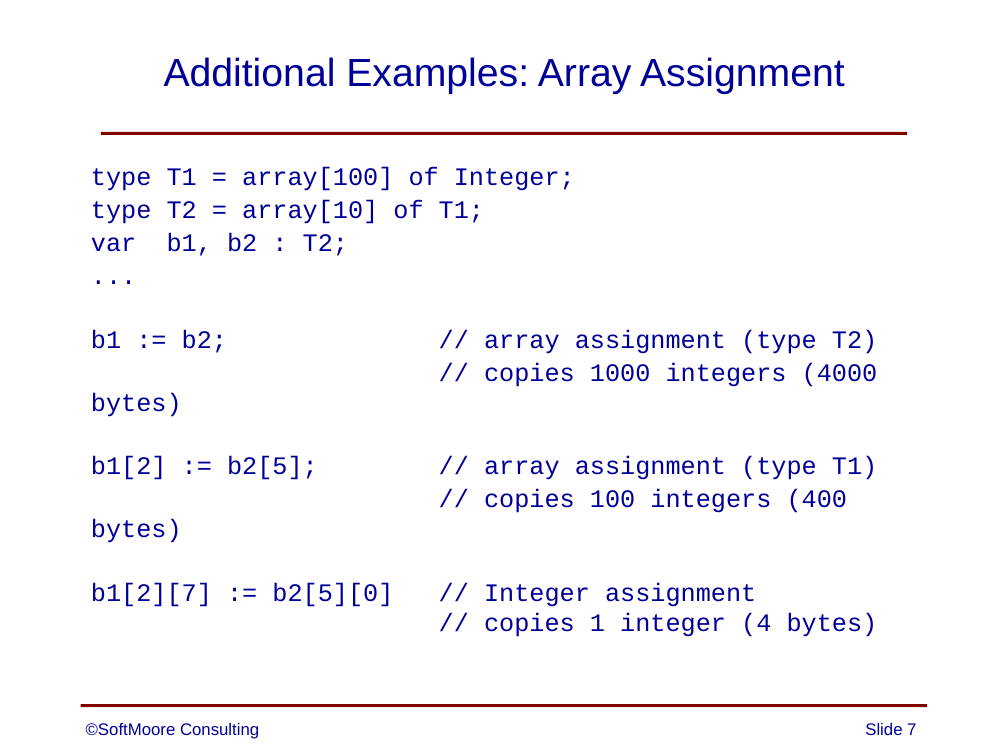
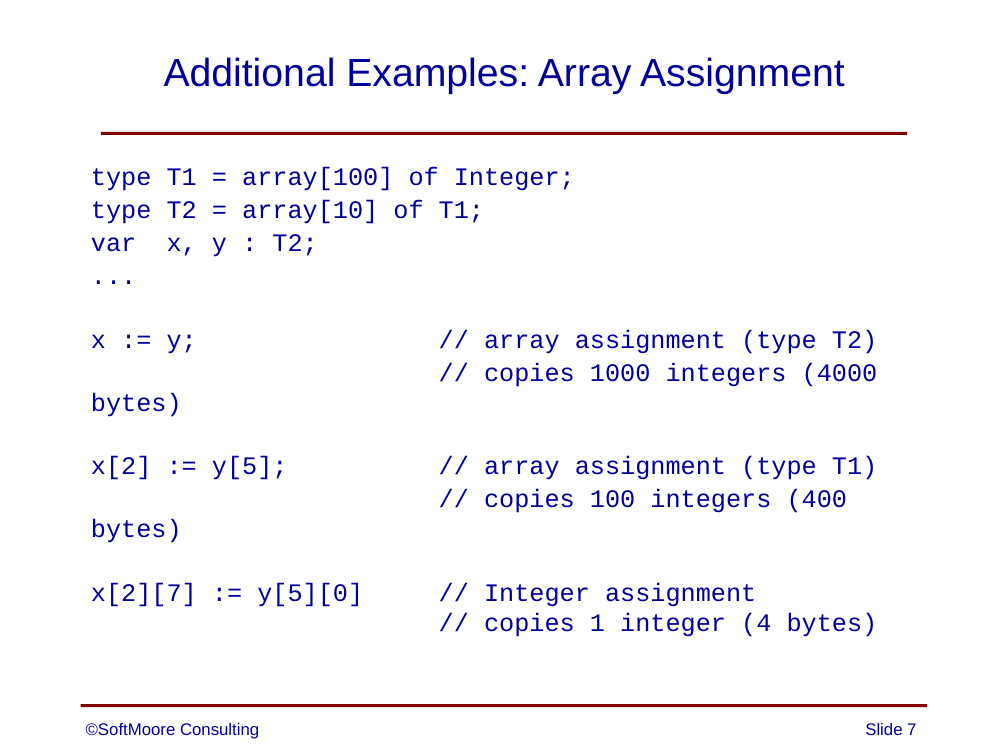
Before and after one commit to SoftMoore/CPRL, a slide deck: slide 7 of PowerPoint Slides/14 - Arrays.pptx. Drawn at 1008x756 pixels with LibreOffice and Linux fonts; fonts in the diff are those of the drawing. Boxes give left, top, right and bottom in pixels: in the first picture for what was removed or moved away, otherwise in the second. Text is boxed around its words. In the diff, an @@ line names an element or a change of style, - is before the commit and + after.

Commit message:
renamed a few variables in the examples for clarity and consistency

```diff
--- a/PowerPoint Slides/14 - Arrays.pptx
+++ b/PowerPoint Slides/14 - Arrays.pptx
@@ text at (91, 234, 317, 257): text changed @@
-  var b1, b2 : T2;
+  var x, y : T2;
@@ text at (91, 329, 877, 354): text changed @@
-  b1 := b2; // array assignment (type T2)
+  x := y; // array assignment (type T2)
@@ text at (91, 456, 877, 480): text changed @@
-  b1[2] := b2[5]; // array assignment (type T1)
+  x[2] := y[5]; // array assignment (type T1)
@@ text at (91, 582, 756, 607): text changed @@
-  b1[2][7] := b2[5][0] // Integer assignment
+  x[2][7] := y[5][0] // Integer assignment
```
Also in this commit, not shown: 2 other slides changed, 1 other file.
